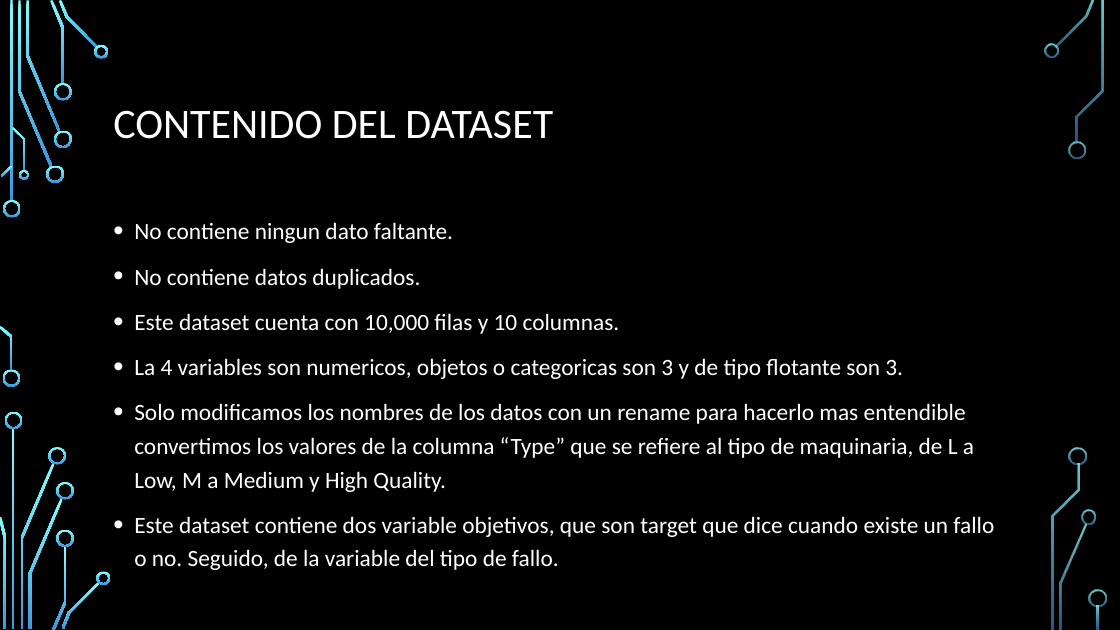
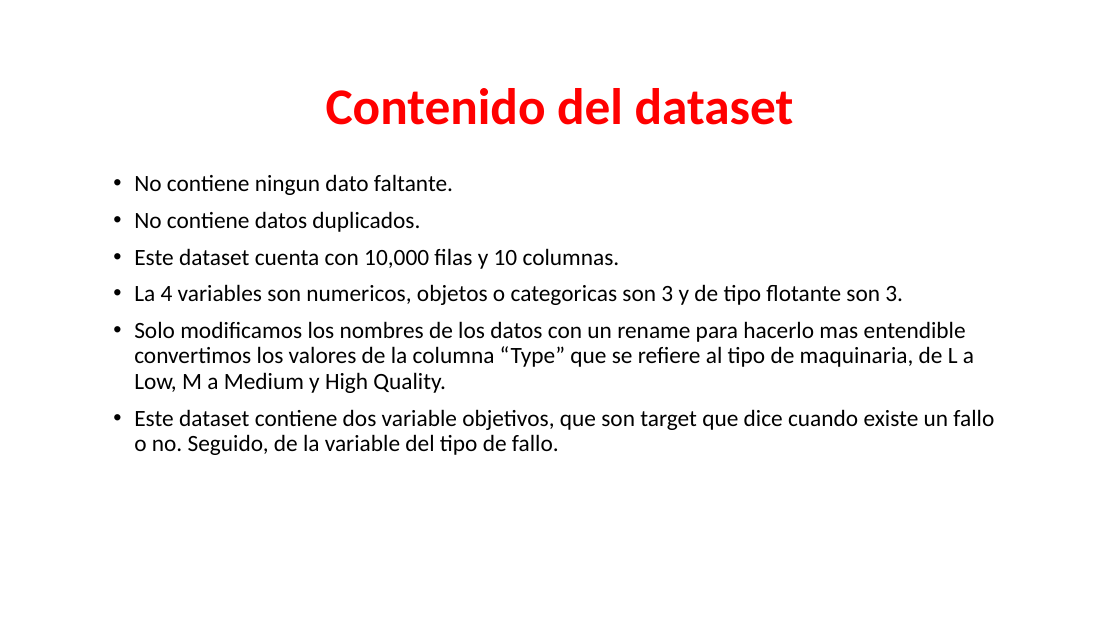
Before and after one commit to jhonnydss/Project_Maintenance, a slide deck: slide 3 of Proyecto_2.pptx. Drawn at 1120x630 pixels with LibreOffice and Linux fonts; fonts in the diff are those of the drawing; background and template pictures are left out. Boxes give left, top, right and bottom in pixels: in the first picture for what was removed or moved away, otherwise in the second. Text is boxed around its words. In the diff, an @@ line names an element or a change of style, - is before the commit and + after.

```diff
--- a/Proyecto_2.pptx
+++ b/Proyecto_2.pptx
@@ background picture (left out) to #FFFFFF @@
@@ title at (326,88,794,125): text changed; size 36 to 44 pt; text colour #FFFFFF to #FF0000; bold on @@
-CONTENIDO DEL DATASET
+Contenido del dataset
@@ text "No contiene ningun dato faltante.": place and size @@
-text "No contiene ningun dato faltante." at (134,222,994,570)
+text "No contiene ningun dato faltante." at (134,174,994,455)
@@ text "No contiene ningun dato faltante." at (134,174,994,455): text colour #FFFFFF to #000000; line spacing 1.2 to 0.9 @@
@@ group removed at (0,0,1107,630): 33 freeform shapes, 3 rectangles @@
```
Also in this commit, not shown: 15 other slides changed, 4 slides added, 1 slide removed.
